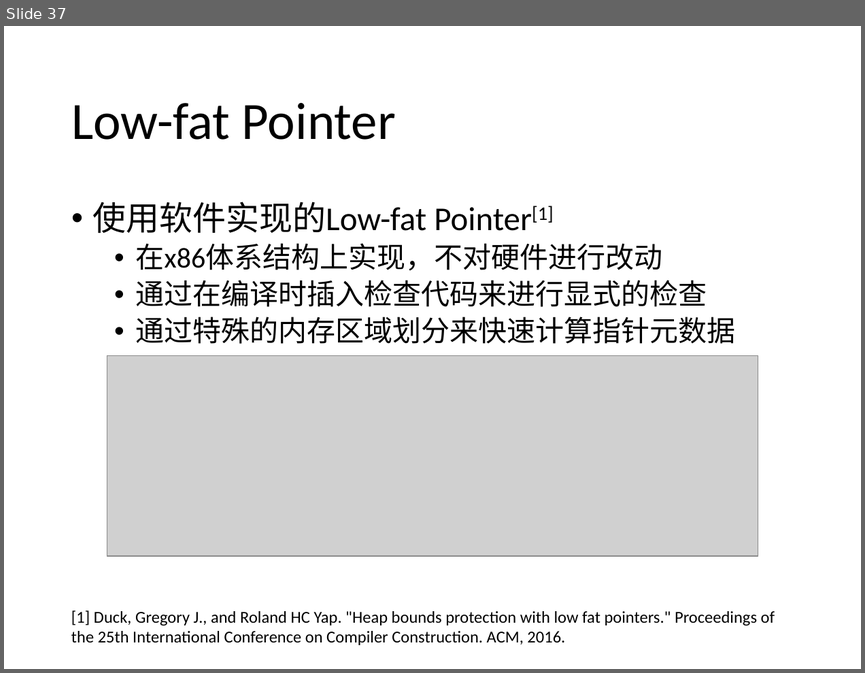
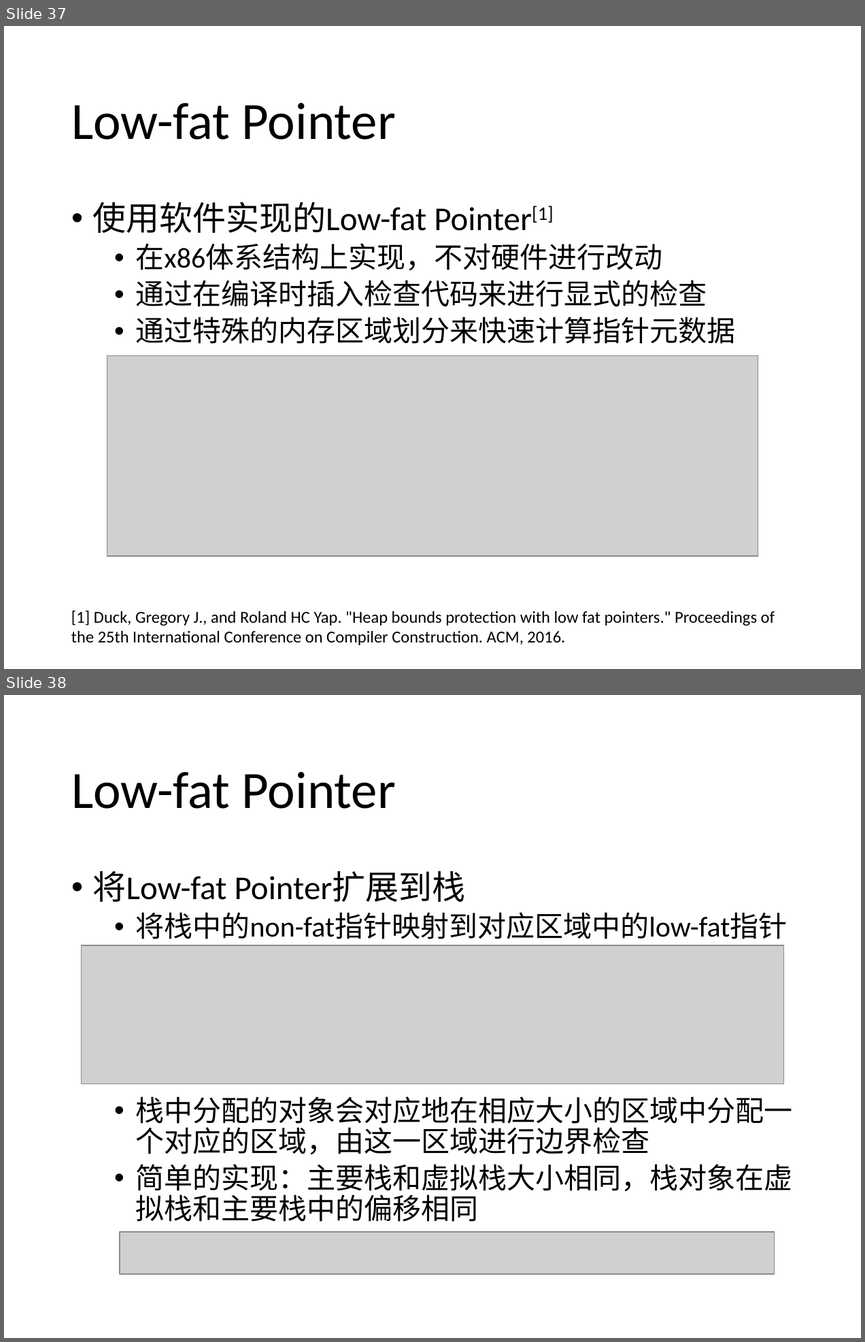
Before and after one commit to CodeATA/Docs, a slide deck: 内存安全报告.pptx. Shown one above the other, each under a label of ours: slide 37 before the commit, slides 37 and 38 after it. The pictures are 865x673 and 865x1342 pixels, drawn with LibreOffice and Linux fonts; fonts in the diff are those of the drawing; grey boxes stand for pictures. Boxes give left, top, right and bottom in pixels: in the first picture for what was removed or moved away, otherwise in the second. Text is boxed around its words. In the diff, an @@ line names an element or a change of style, - is before the commit and + after.

Commit message:
ppt final

```diff
--- a/内存安全报告.pptx
+++ b/内存安全报告.pptx
@@ slide 38 added at (4,695,861,1338), background #FFFFFF @@
@@ title added at (71,772,396,809), 44 pt, text #000000 @@
+Low-fat Pointer
@@ text added at (93,870,793,1221), 24 pt, text #000000 @@
+• 将Low-fat Pointer扩展到栈
+  • 将栈中的non-fat指针映射到对应区域中的low-fat指针
+  • 栈中分配的对象会对应地在相应大小的区域中分配一个对应的区域，由这一区域进行边界检查
+  • 简单的实现：主要栈和虚拟栈大小相同，栈对象在虚拟栈和主要栈中的偏移相同
@@ picture added at (81,945,784,1083) @@
@@ picture added at (120,1232,774,1273) @@
```
